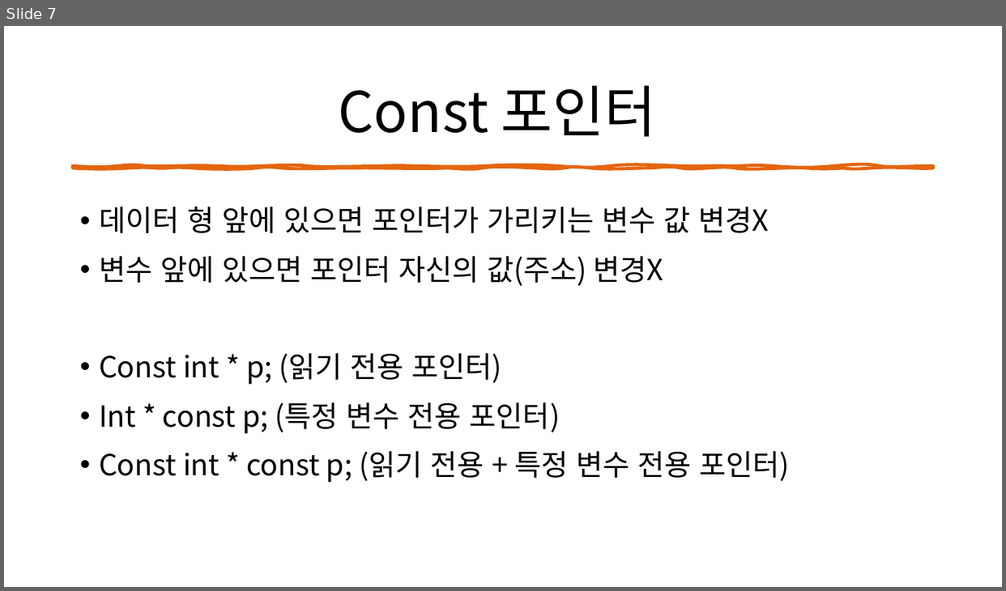
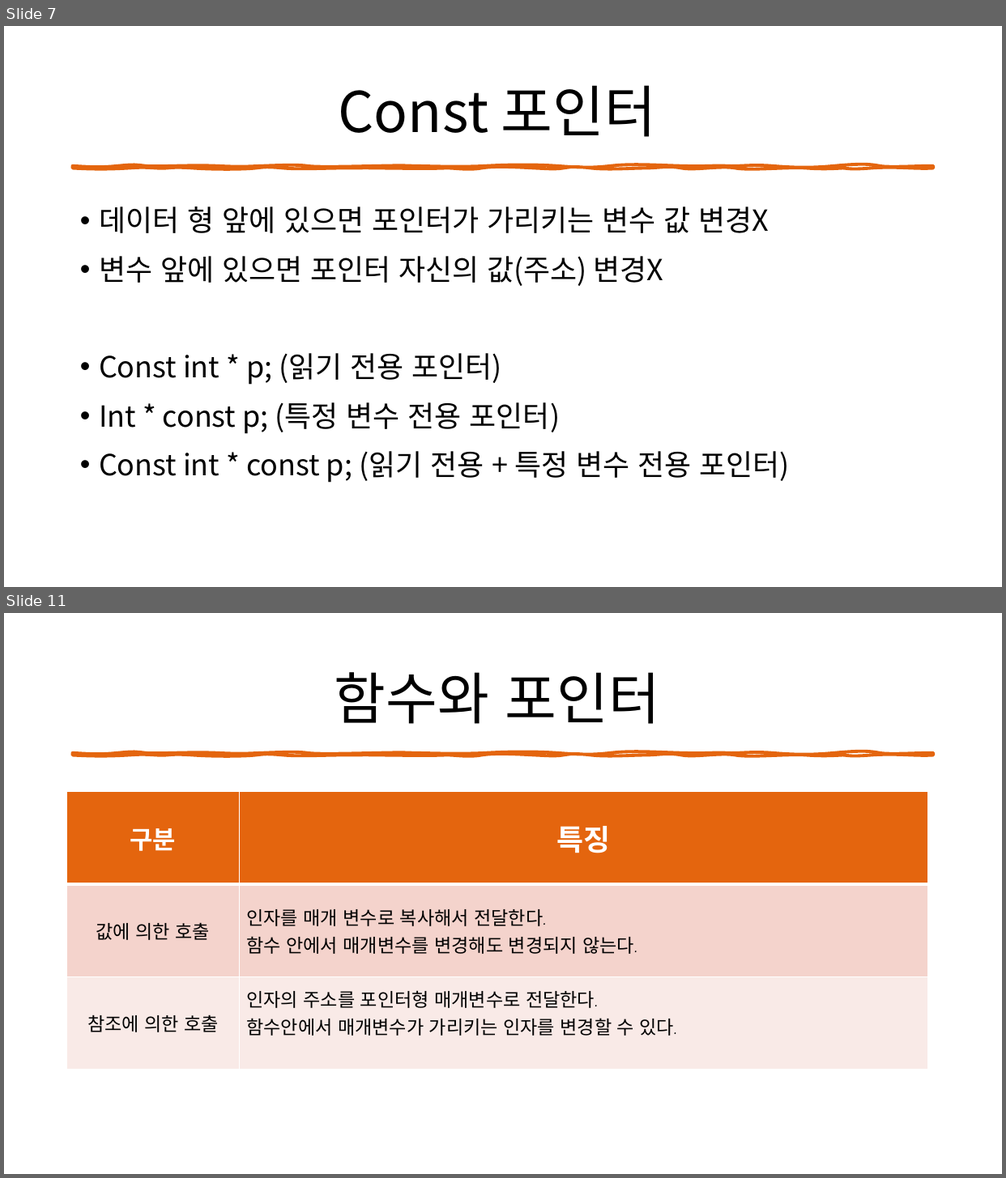
Before and after one commit to BlissSiu/reference, a slide deck: 포인터.pptx. Shown one above the other, each under a label of ours: slide 7 before the commit, slides 7 and 11 after it; the slides between them are not shown. The pictures are 1006x591 and 1006x1178 pixels, drawn with LibreOffice and Linux fonts; fonts in the diff are those of the drawing. Boxes give left, top, right and bottom in pixels: in the first picture for what was removed or moved away, otherwise in the second. Text is boxed around its words. In the diff, an @@ line names an element or a change of style, - is before the commit and + after.

```diff
--- a/포인터.pptx
+++ b/포인터.pptx
@@ slide 11 added at (4, 613, 1002, 1174), background #FFFFFF; not listed: 1 template element that a slide beside it also shows @@
@@ title added at (334, 672, 660, 724), 54 pt, text #000000 @@
+함수와 포인터
@@ table added at (67, 792, 928, 1071), 3 rows, 2 columns @@
+구분 | 특징
+값에 의한 호출 | 인자를 매개 변수로 복사해서 전달한다. / 함수 안에서 매개변수를 변경해도 변경되지 않는다.
+참조에 의한 호출 | 인자의 주소를 포인터형 매개변수로 전달한다. / 함수안에서 매개변수가 가리키는 인자를 변경할 수 있다.
```
Also in this commit, not shown: 2 slides changed, 2 other slides added, 37 other files.
